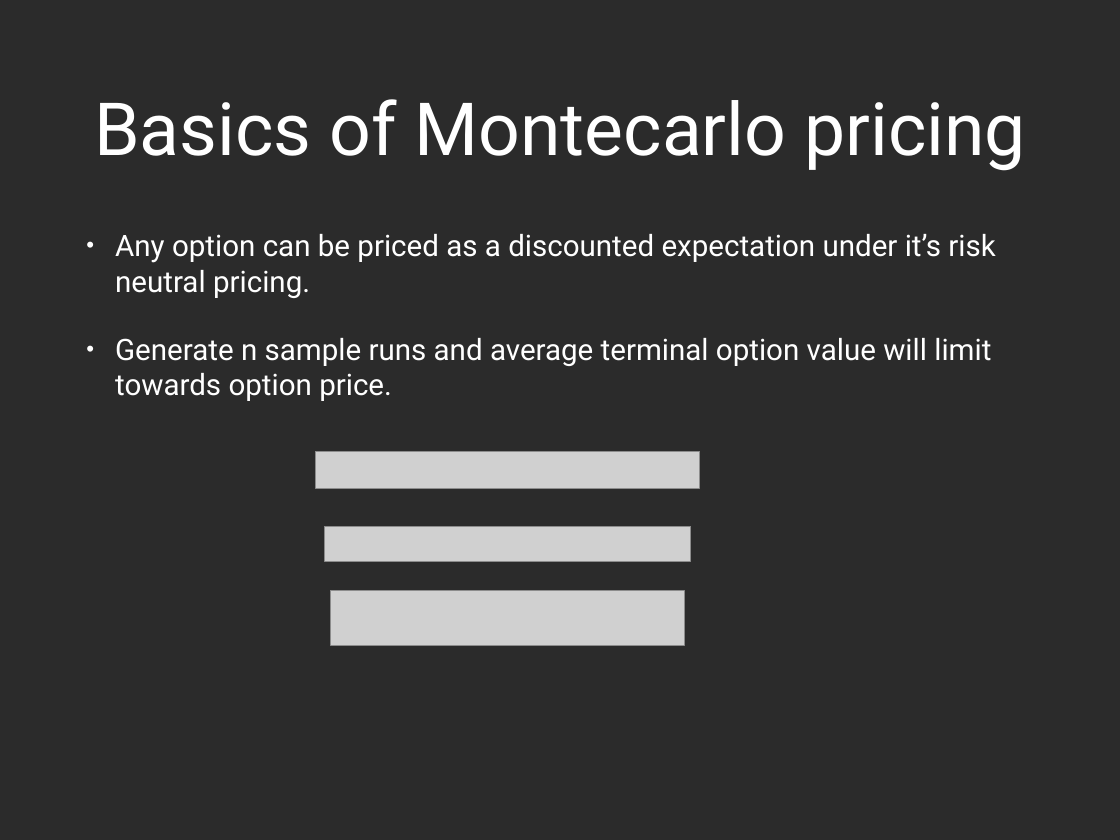
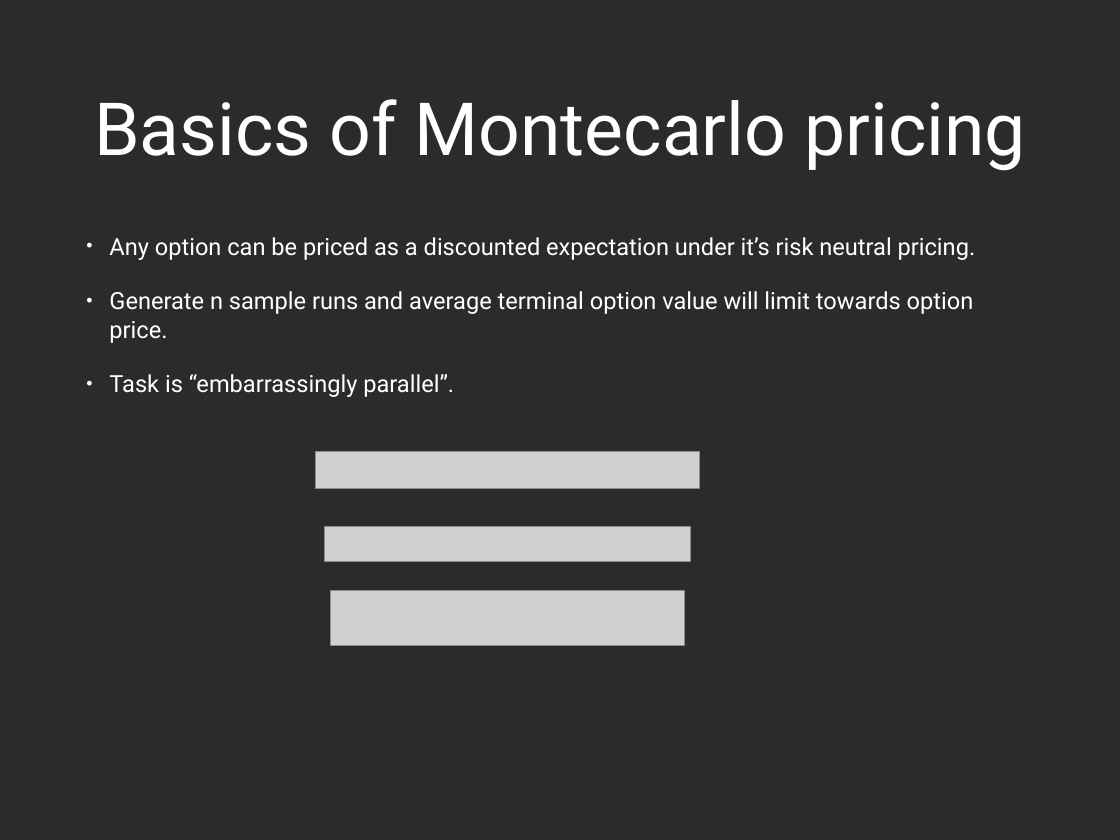
Before and after one commit to pirateb/barrier_options, a slide deck: slide 4 of presentation.pptx. Drawn at 1120x840 pixels with LibreOffice and Linux fonts; fonts in the diff are those of the drawing; grey boxes stand for pictures; background and template pictures are left out; a plain dark background stands for a picture behind light text. Boxes give left, top, right and bottom in pixels: in the first picture for what was removed or moved away, otherwise in the second. Text is boxed around its words. In the diff, an @@ line names an element or a change of style, - is before the commit and + after.

```diff
--- a/presentation.pptx
+++ b/presentation.pptx
@@ text at box(109, 237, 976, 343): size 27 to 21.6 pt in "Any option can be priced as a ...", "Generate n sample runs and average terminal ..."; indent changed; less space between paragraphs @@
@@ text at box(109, 374, 454, 397): paragraph added @@
+• Task is “embarrassingly parallel”.
```
Also in this commit, not shown: 1 other slide changed.
